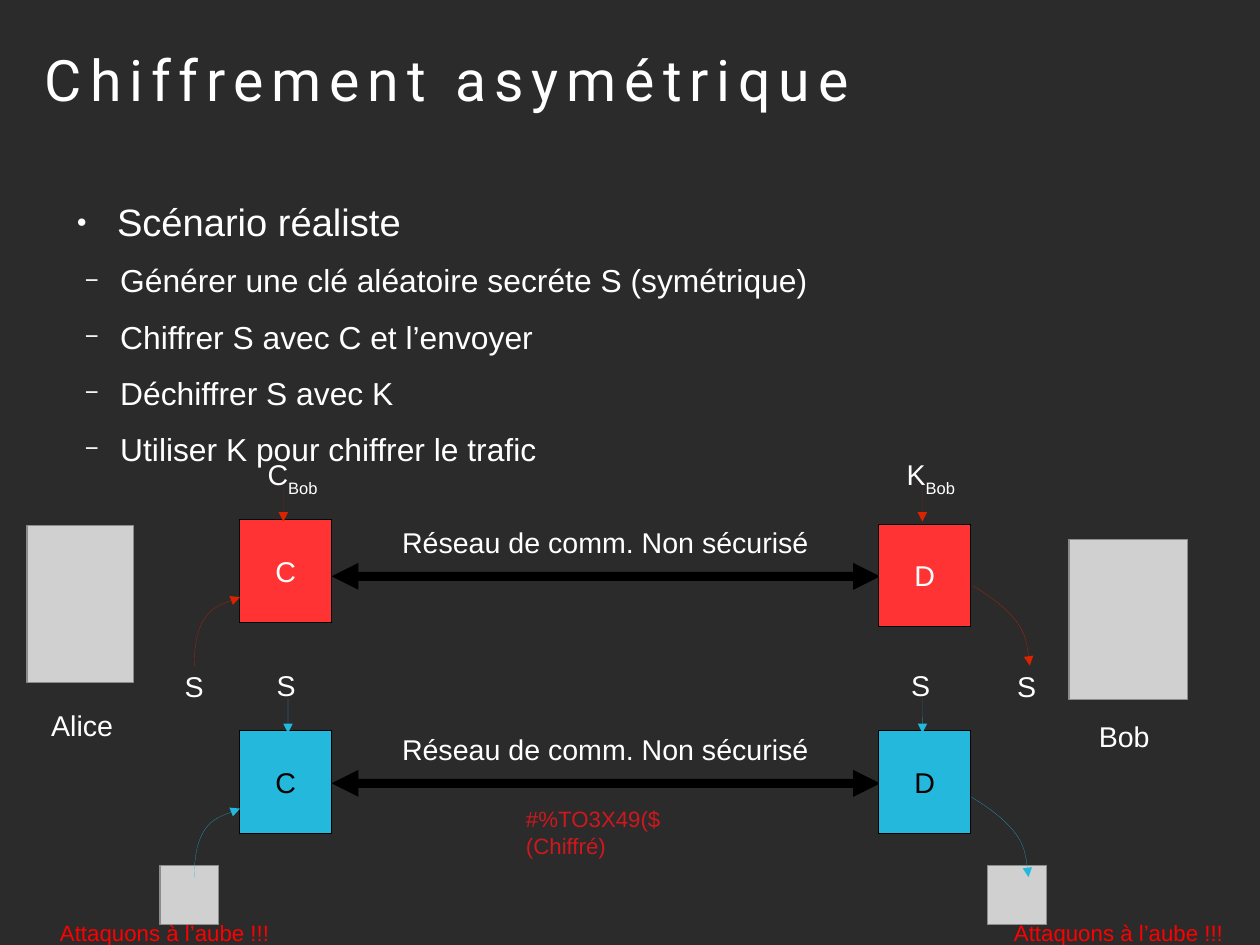
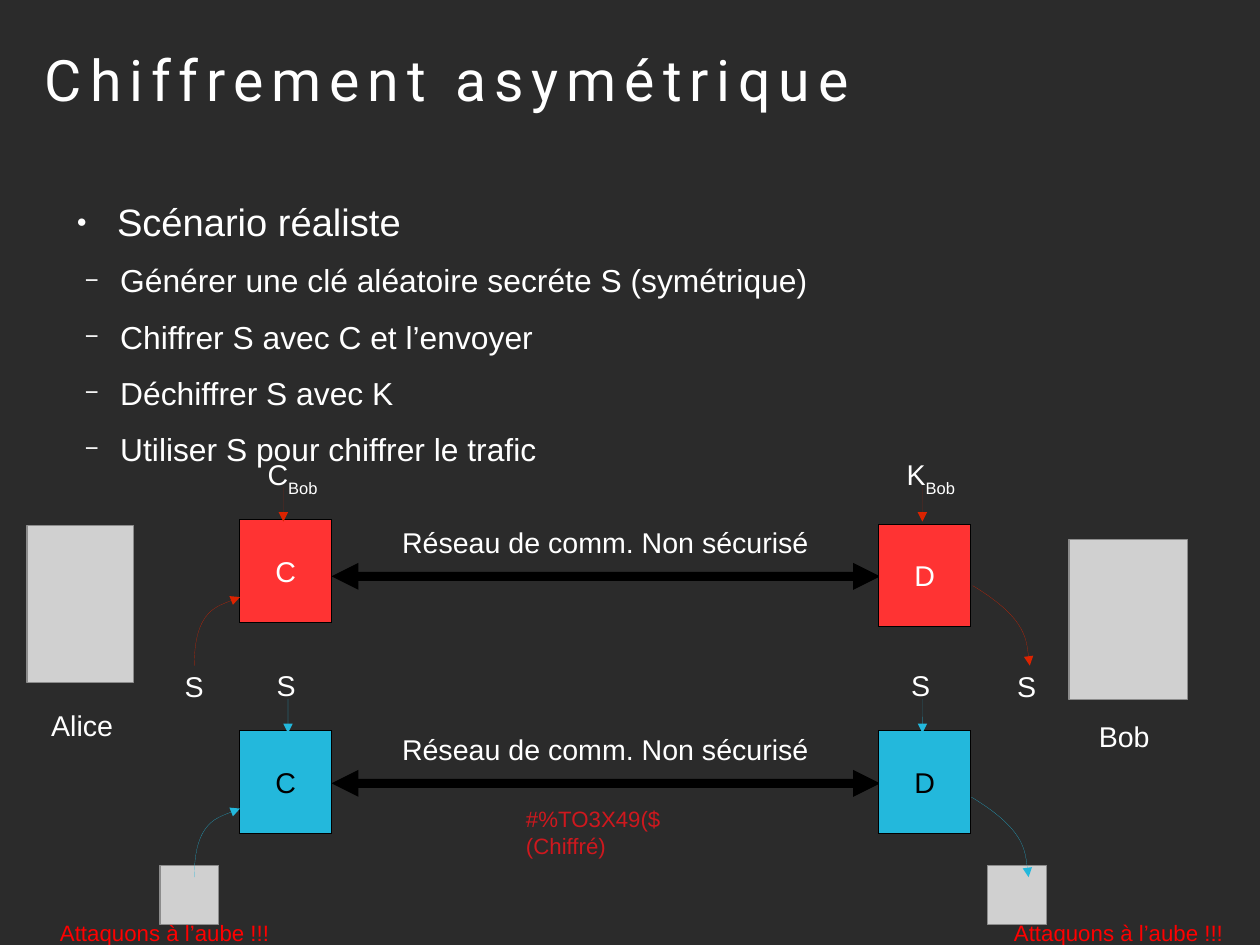
Before and after one commit to diu-uf-bordeaux/bloc3, a slide deck: slide 9 of reseaux/cours-securite.odp. Drawn at 1260x945 pixels with LibreOffice and Linux fonts; fonts in the diff are those of the drawing; grey boxes stand for pictures; background and template pictures are left out; a plain dark background stands for a picture behind light text. Boxes give left, top, right and bottom in pixels: in the first picture for what was removed or moved away, otherwise in the second. Text is boxed around its words. In the diff, an @@ line names an element or a change of style, - is before the commit and + after.

```diff
--- a/reseaux/cours-securite.odp
+++ b/reseaux/cours-securite.odp
@@ text at <box>120,438,536,467</box>: text changed @@
-  − Utiliser K pour chiffrer le trafic
+  − Utiliser S pour chiffrer le trafic
```
Also in this commit, not shown: 3 other files.
